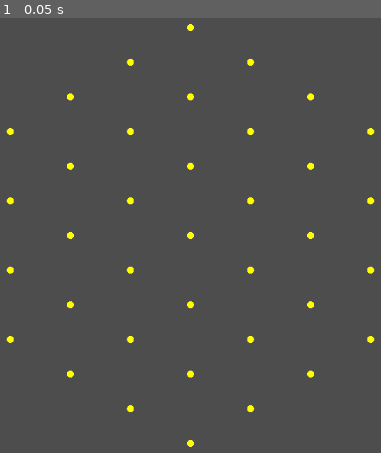
Above: before the commit, frame 1.
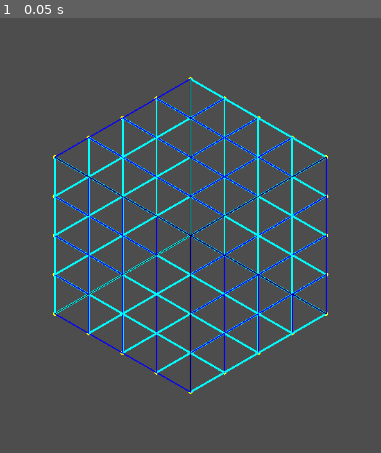
Above: after the commit, the same moment.

Repository: MarcusElg/GodotStalbergGrid
Game: Godot game, scene res://scene.tscn
The game is run twice, just before and just after one commit, with the same random seed, the same clock (stepped at 60 frames per second) and the same inputs.
Inputs:
- Up to frame 1 (0.05 s): no input

The runs differ from the first frame. In frame 1, 8.6% of the frame differs, in the area x 1-99%, y 1-99%.

Commit message:
Create triangles

Diff:
--- a/grid.gd
+++ b/grid.gd
@@ -8,15 +8,16 @@
 
 const CORNERS = [PI / 6, 3 * PI / 6, 5 * PI / 6, 7 * PI / 6, 9 * PI / 6, 11 * PI / 6]
 
-var vertices = [Vector2(0, 0)]
-var triangles = []
+var vertices: Array[Vector2] = [Vector2(0, 0)]
+var triangles: Array[Vector3i] = []
 
 func _ready() -> void:
 	generate_triangles()
 
 func generate_triangles():
-	for i in range(1, rings + 1):
-		for j in range(len(CORNERS)):
+	for i: int in range(1, rings + 1):
+		# Generate vertices
+		for j: int in range(len(CORNERS)):
 			var start_angle = CORNERS[j]
 			var start_position = Vector2(cos(start_angle), sin(start_angle)) * i
 			var end_angle = CORNERS[(j + 1) % len(CORNERS)]
@@ -26,6 +27,43 @@
 				var vertex_position = start_position.lerp(end_position, float(k) / i)
 				vertices.append(vertex_position)
 
+		# Generate triangles
+		var previous_ring_vertex_count = maxi(1, 6 * (i - 1))
+		var current_ring_vertex_count = 6 * i
+		var current_ring_start_index = len(vertices) - current_ring_vertex_count
+		var previous_ring_start_index = current_ring_start_index - previous_ring_vertex_count
+
+		for j: int in range(6):
+			var previous_sector_start_index = j * (i - 1)
+			var current_sector_start_index = j * i
+
+			# Create quads
+			for k: int in range(i - 1):
+				var index1 = current_ring_start_index + (current_sector_start_index + k) % current_ring_vertex_count
+				var index2 = current_ring_start_index + (current_sector_start_index + k + 1) % current_ring_vertex_count
+				var index3 = previous_ring_start_index + (previous_sector_start_index + k) % previous_ring_vertex_count
+				var index4 = previous_ring_start_index + (previous_sector_start_index + k + 1) % previous_ring_vertex_count
+
+				triangles.append(Vector3i(index1, index2, index3))
+				triangles.append(Vector3i(index2, index4, index3))
+
+			# Create final triangle
+			triangles.append(Vector3i(current_ring_start_index + (current_sector_start_index + i) % current_ring_vertex_count,
+				current_ring_start_index + current_sector_start_index + i - 1,
+				previous_ring_start_index + (previous_sector_start_index + i - 1) % previous_ring_vertex_count))
+
 func _draw() -> void:
-	for v in vertices:
+	for v: Vector2 in vertices:
 		draw_circle(v * scaling_factor, 5, Color.YELLOW)
+
+	draw_circle(Vector2.ZERO, 5, Color.GREEN)
+
+	for i in len(triangles):
+		var t = triangles[i]
+		for j: int in range(3):
+			var colour = Color.AQUA if i % 2 == 0 else Color.BLUE
+			var width = 5 if i % 2 == 0 else 3
+			draw_line(vertices[t[j]] * scaling_factor, vertices[t[(j + 1) % 3]] * scaling_factor, colour, width)
+
+	for i: int in range(len(CORNERS)):
+		draw_line(Vector2.ZERO, Vector2(cos(CORNERS[i]), sin(CORNERS[i])) * rings * scaling_factor, Color.BLACK)
--- a/scene.tscn
+++ b/scene.tscn
@@ -6,5 +6,7 @@
 
 [node name="Grid" type="Node2D" parent="."]
 script = ExtResource("1_ulcgi")
+rings = 4
 
 [node name="Camera2D" type="Camera2D" parent="."]
+zoom = Vector2(0.565, 0.565)
Not shown, added: .editorconfig
Not shown, added: .gitattributes
Not shown, added: .gitignore
